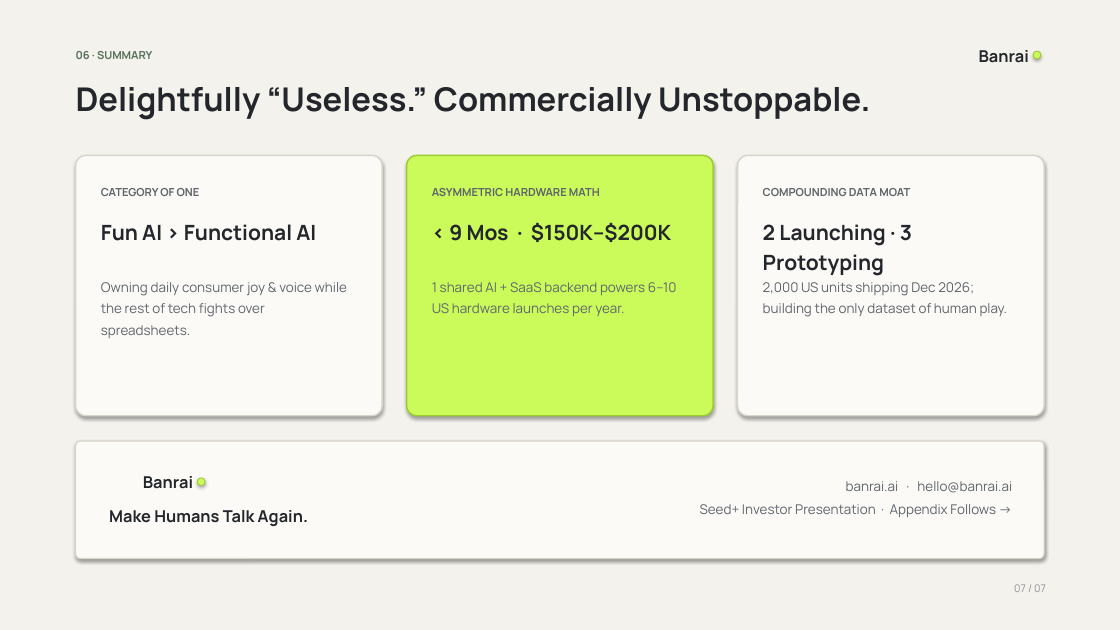
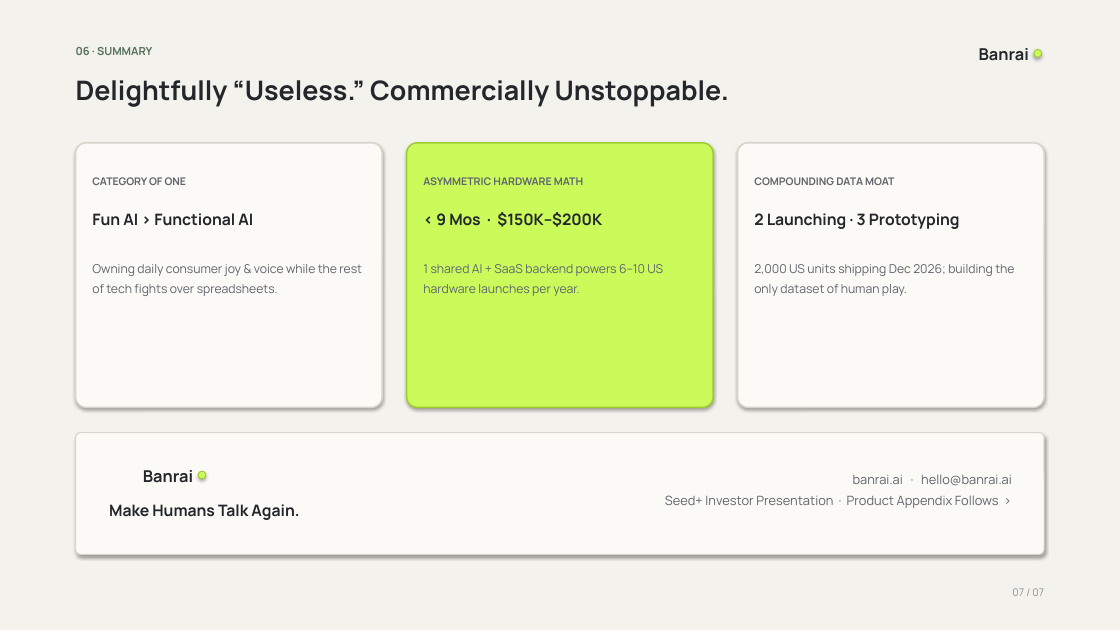
Before and after one commit to mkidding/banrai-seed-plus, a slide deck: slide 7 of Banrai_Seed_Plus_Deck.pptx. Drawn at 1120x630 pixels with LibreOffice and Linux fonts; fonts in the diff are those of the drawing. Boxes give left, top, right and bottom in pixels: in the first picture for what was removed or moved away, otherwise in the second. Text is boxed around its words. In the diff, an @@ line names an element or a change of style, - is before the commit and + after.

Commit message:
Audit and fix all PPTX line wraps, text overlaps, and missing font glyphs (v3); update historical knowledge base

```diff
--- a/Banrai_Seed_Plus_Deck.pptx
+++ b/Banrai_Seed_Plus_Deck.pptx
@@ text "06 · SUMMARY": place and size @@
-text "06 · SUMMARY" at (76, 51, 152, 59)
+text "06 · SUMMARY" at (76, 47, 152, 55)
@@ text "Delightfully “Useless.” Commercially Unstoppable." at (76, 80, 729, 107): size 28 to 23 pt; line spacing 1.12 to 1.1 @@
@@ rounded rectangle: place and size @@
-rounded rectangle at (76, 155, 382, 416)
+rounded rectangle at (76, 143, 382, 408)
@@ rounded rectangle: place and size @@
-rounded rectangle at (407, 155, 713, 416)
+rounded rectangle at (407, 143, 713, 408)
@@ rounded rectangle: place and size @@
-rounded rectangle at (738, 155, 1044, 416)
+rounded rectangle at (738, 143, 1044, 408)
@@ text "CATEGORY OF ONE": place and size @@
-text "CATEGORY OF ONE" at (101, 188, 200, 196)
+text "CATEGORY OF ONE" at (92, 177, 187, 185)
@@ text "ASYMMETRIC HARDWARE MATH": place and size @@
-text "ASYMMETRIC HARDWARE MATH" at (432, 188, 600, 196)
+text "ASYMMETRIC HARDWARE MATH" at (423, 177, 583, 185)
@@ size 9.5 to 9 pt in 3 elements at (92, 177, 187, 185), (423, 177, 583, 185), (754, 177, 894, 185) @@
@@ text "COMPOUNDING DATA MOAT": place and size @@
-text "COMPOUNDING DATA MOAT" at (763, 188, 910, 196)
+text "COMPOUNDING DATA MOAT" at (754, 177, 894, 185)
@@ text "Fun AI > Functional AI": place and size @@
-text "Fun AI > Functional AI" at (101, 224, 316, 241)
+text "Fun AI > Functional AI" at (92, 213, 253, 226)
@@ text "< 9 Mos · $150K–$200K": place and size @@
-text "< 9 Mos · $150K–$200K" at (449, 222, 671, 242)
+text "< 9 Mos · $150K–$200K" at (436, 212, 602, 227)
@@ size 18 to 13.5 pt in 3 elements at (92, 213, 253, 226), (436, 212, 602, 227), (754, 213, 960, 229) @@
@@ text "2 Launching · 3 Prototyping": place and size @@
-text "2 Launching · 3 Prototyping" at (763, 224, 912, 276)
+text "2 Launching · 3 Prototyping" at (754, 213, 960, 229)
@@ text "Owning daily consumer joy & ...": place and size @@
-text "Owning daily consumer joy & ..." at (101, 282, 347, 338)
+text "Owning daily consumer joy & ..." at (92, 264, 362, 296)
@@ text "1 shared AI + SaaS ...": place and size @@
-text "1 shared AI + SaaS ..." at (432, 282, 677, 316)
+text "1 shared AI + SaaS ..." at (423, 264, 663, 296)
@@ size 11.5 to 10.5 pt in 3 elements at (92, 264, 362, 296), (423, 264, 663, 296), (754, 264, 1014, 296) @@
@@ text "2,000 US units shipping Dec ...": place and size @@
-text "2,000 US units shipping Dec ..." at (763, 282, 1008, 317)
+text "2,000 US units shipping Dec ..." at (754, 264, 1014, 296)
@@ rounded rectangle: place and size @@
-rounded rectangle at (76, 441, 1044, 559)
+rounded rectangle at (76, 433, 1044, 555)
@@ text "Banrai": place and size @@
-text "Banrai" at (143, 476, 193, 489)
+text "Banrai" at (143, 470, 193, 483)
@@ ellipse: place and size @@
-ellipse at (197, 478, 205, 486)
+ellipse at (198, 471, 206, 479)
@@ text "banrai.ai · hello@banrai.ai": place and size @@
-text "banrai.ai · hello@banrai.ai" at (700, 481, 1012, 517)
+text "banrai.ai · hello@banrai.ai" at (665, 474, 1012, 508)
@@ text at (853, 474, 1012, 486): size 11.5 to 11 pt in "banrai.ai · hello@banrai.ai" @@
@@ text "Make Humans Talk Again." at (109, 504, 299, 520): size 14 to 13.5 pt @@
@@ text at (665, 495, 999, 508): text changed; size 11.5 to 11 pt @@
-Seed+ Investor Presentation · Appendix Follows →
+Seed+ Investor Presentation · Product Appendix Follows >
@@ text "07 / 07": place and size @@
-text "07 / 07" at (1014, 584, 1046, 592)
+text "07 / 07" at (1012, 588, 1044, 596)
```
Also in this commit, not shown: 9 other slides changed, 3 other files.
